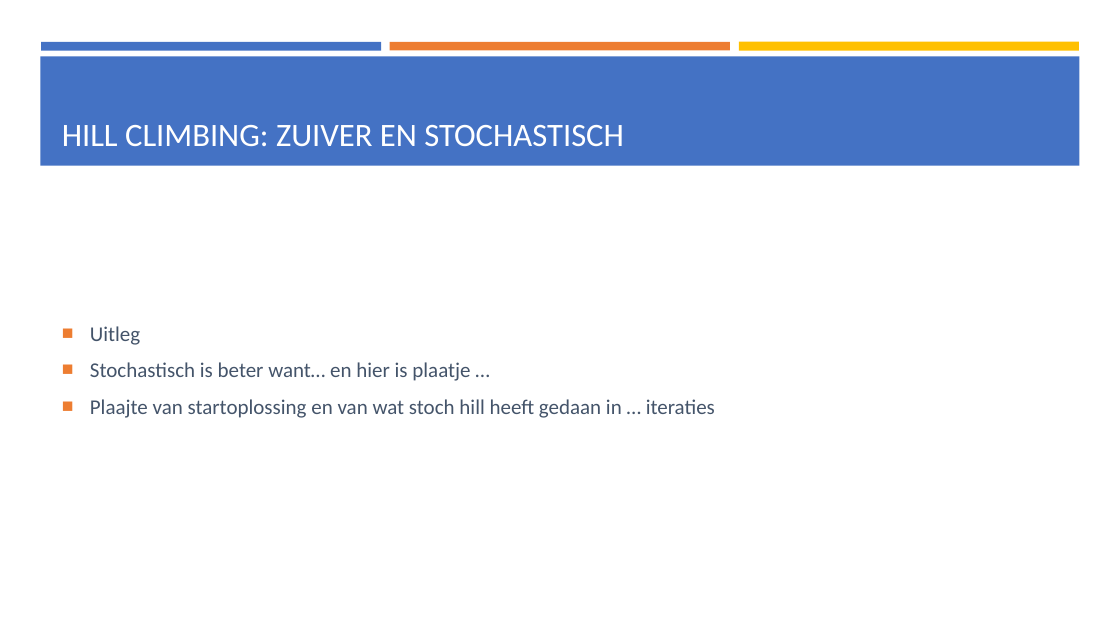
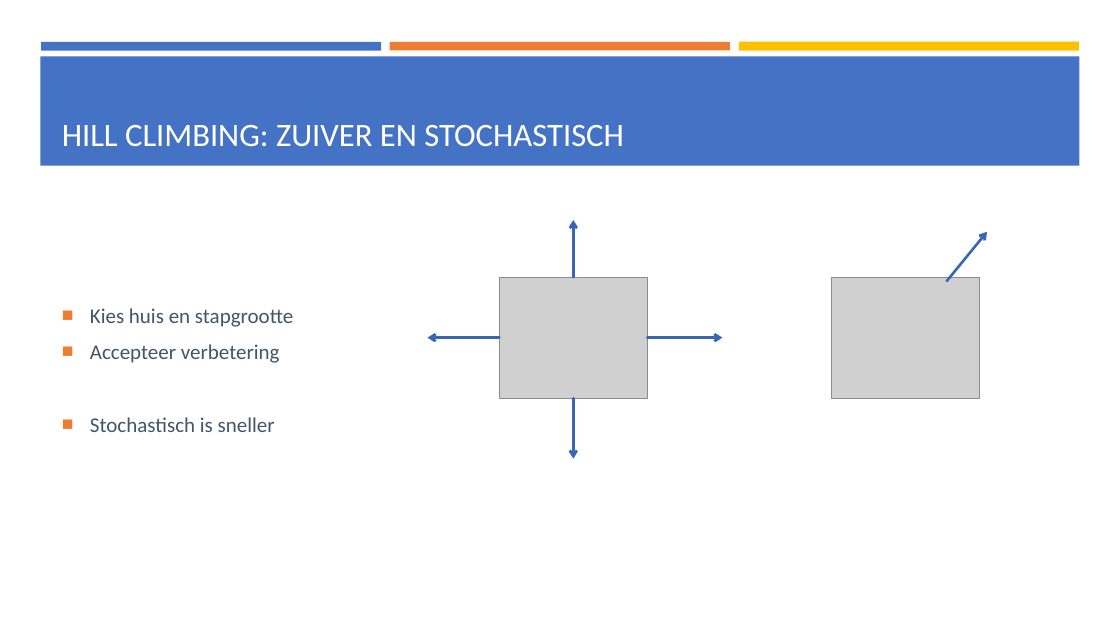
Before and after one commit to rmleushuis/Heurestieken, a slide deck: slide 13 of others/Presentatie 2, 18-5-2018.pptx. Drawn at 1120x630 pixels with LibreOffice and Linux fonts; fonts in the diff are those of the drawing; grey boxes stand for pictures. Boxes give left, top, right and bottom in pixels: in the first picture for what was removed or moved away, otherwise in the second. Text is boxed around its words. In the diff, an @@ line names an element or a change of style, - is before the commit and + after.

```diff
--- a/others/Presentatie 2, 18-5-2018.pptx
+++ b/others/Presentatie 2, 18-5-2018.pptx
@@ arrow added from (574, 277) to (574, 220), #3965B5 2.25 pt @@
@@ arrow added from (947, 281) to (987, 232), #3965B5 2.25 pt @@
@@ picture added at (499, 277, 647, 398) @@
@@ picture added at (832, 277, 980, 398) @@
@@ text at (90, 308, 293, 432): text changed @@
-■ Uitleg
-■ Stochastisch is beter want… en hier is plaatje …
-■ Plaajte van startoplossing en van wat stoch hill heeft gedaan in … iteraties
+■ Kies huis en stapgrootte
+■ Accepteer verbetering
+■ Stochastisch is sneller
@@ arrow added from (499, 338) to (428, 338), #3965B5 2.25 pt @@
@@ arrow added from (648, 338) to (723, 338), #3965B5 2.25 pt @@
@@ arrow added from (574, 398) to (574, 459), #3965B5 2.25 pt @@
```
Also in this commit, not shown: 5 other slides changed, 5 slides added, 4 slides removed.
